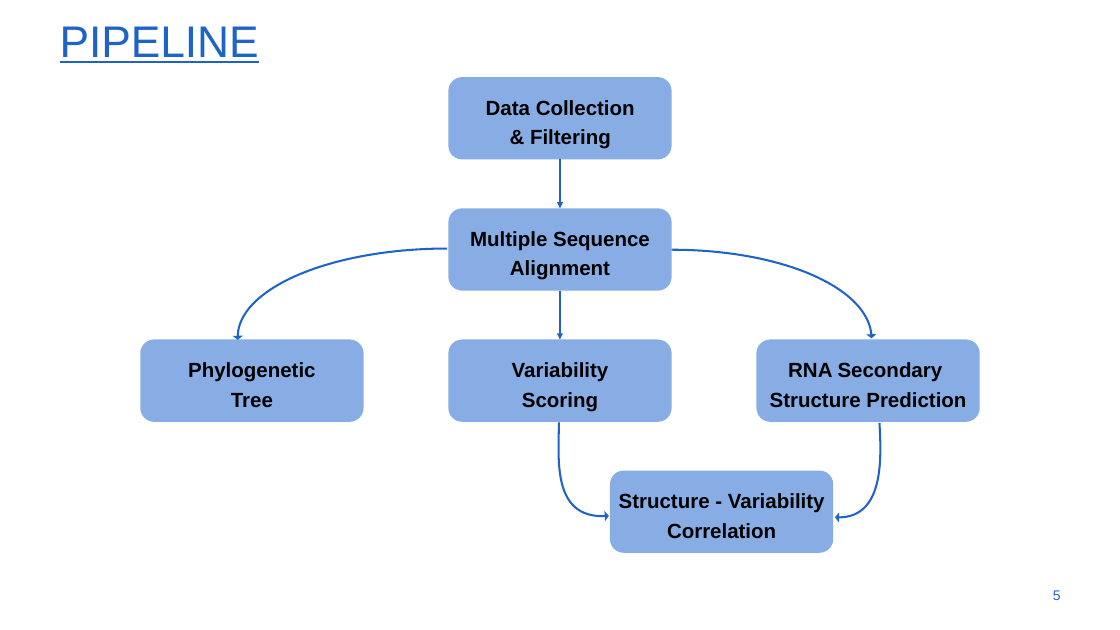
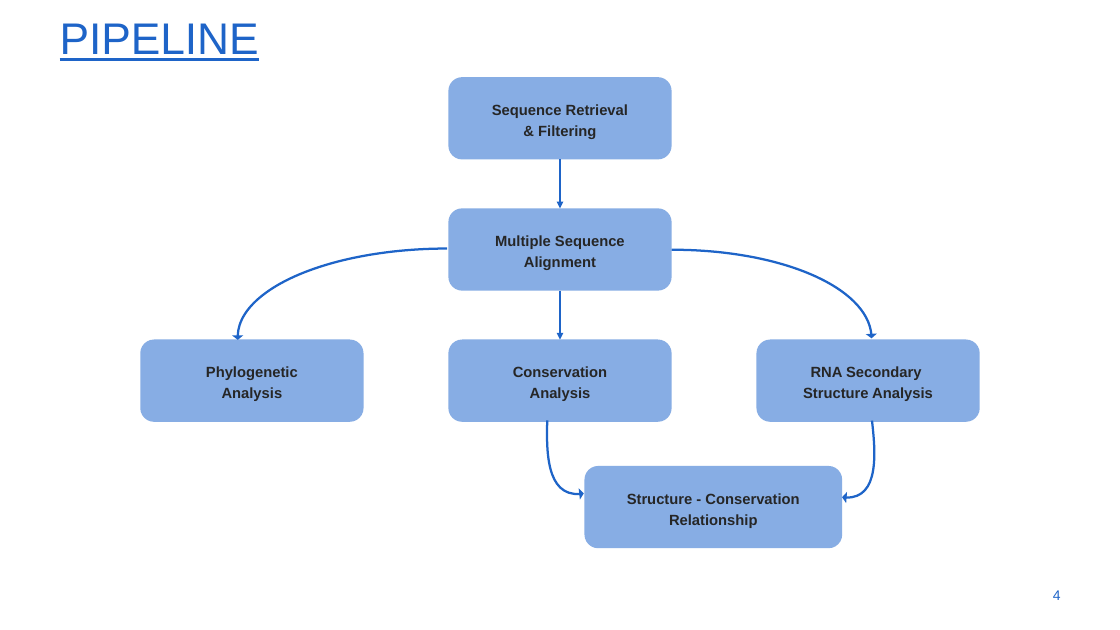
Before and after one commit to menvdamm/MScThesis, a slide deck: slide 4 of Masterthesis_Menno_Van_Damme.pptx (slide 5 before the commit). Drawn at 1120x630 pixels with LibreOffice and Linux fonts; fonts in the diff are those of the drawing; background and template pictures are left out. Boxes give left, top, right and bottom in pixels: in the first picture for what was removed or moved away, otherwise in the second. Text is boxed around its words. In the diff, an @@ line names an element or a change of style, - is before the commit and + after.

```diff
--- a/Masterthesis_Menno_Van_Damme.pptx
+++ b/Masterthesis_Menno_Van_Damme.pptx
@@ text removed at [486,100,635,149] @@
-Data Collection
-& Filtering
@@ text in rounded rectangle at [492,104,628,139]: text added @@
+Sequence Retrieval
+& Filtering
@@ rounded rectangle "Multiple Sequence": place and size @@
-rounded rectangle "Multiple Sequence" at [470,231,650,280]
+rounded rectangle "Multiple Sequence" at [448,209,672,291]
@@ rounded rectangle "Multiple Sequence" at [448,209,672,291]: size 25 to 18 pt, text colour #000000 to #262626; vertical alignment top to middle; fill none to #87ADE4 @@
@@ rounded rectangle removed at [448,209,672,291] @@
@@ arc (boxed as its full ellipse) at [237,249,656,426]: outline #1E64C8 2.5 pt to #1E64C8 2.75 pt @@
@@ rounded rectangle "RNA Secondary": place and size @@
-rounded rectangle "RNA Secondary" at [770,362,966,408]
+rounded rectangle "RNA Secondary" at [757,340,980,422]
@@ rounded rectangle "RNA Secondary" at [757,340,980,422]: vertical alignment top to middle; fill none to #87ADE4 @@
@@ rounded rectangle removed at [757,340,980,422] @@
@@ text removed at [188,362,315,408] @@
-Phylogenetic
-Tree
@@ text in rounded rectangle at [206,366,298,401]: text added @@
+Phylogenetic
+Analysis
@@ text removed at [512,362,609,412] @@
-Variability
-Scoring
@@ text in rounded rectangle at [513,366,607,401]: text added @@
+Conservation
+Analysis
@@ text in rounded rectangle at [803,387,933,401]: text changed; size 25 to 18 pt; text colour #000000 to #262626 @@
-Structure Prediction
+Structure Analysis
@@ text in rounded rectangle at [811,366,921,380]: size 25 to 18 pt, text colour #000000 to #262626 in "RNA Secondary" @@
@@ freeform shape at [520,397,617,499]: outline #1E64C8 2.5 pt to #1E64C8 2.75 pt; rotation 60 to 116 degrees; outline redrawn @@
@@ freeform shape at [804,396,903,503]: outline #1E64C8 2.5 pt to #1E64C8 2.75 pt @@
@@ freeform shape: place and size @@
-freeform shape at [790,395,915,524]
+freeform shape at [804,396,903,503]
@@ rounded rectangle added at [585,466,842,548], fill #87ADE4, 18 pt, text #262626, bold @@
+Structure - Conservation
+Relationship
@@ rounded rectangle removed at [610,471,834,553] @@
@@ text removed at [619,493,825,539] @@
-Structure - Variability
-Correlation
@@ page number at [1053,590,1061,600]: text changed @@
-5
+4
```
Also in this commit, not shown: 6 other slides changed, 8 slides added, 11 slides removed.
